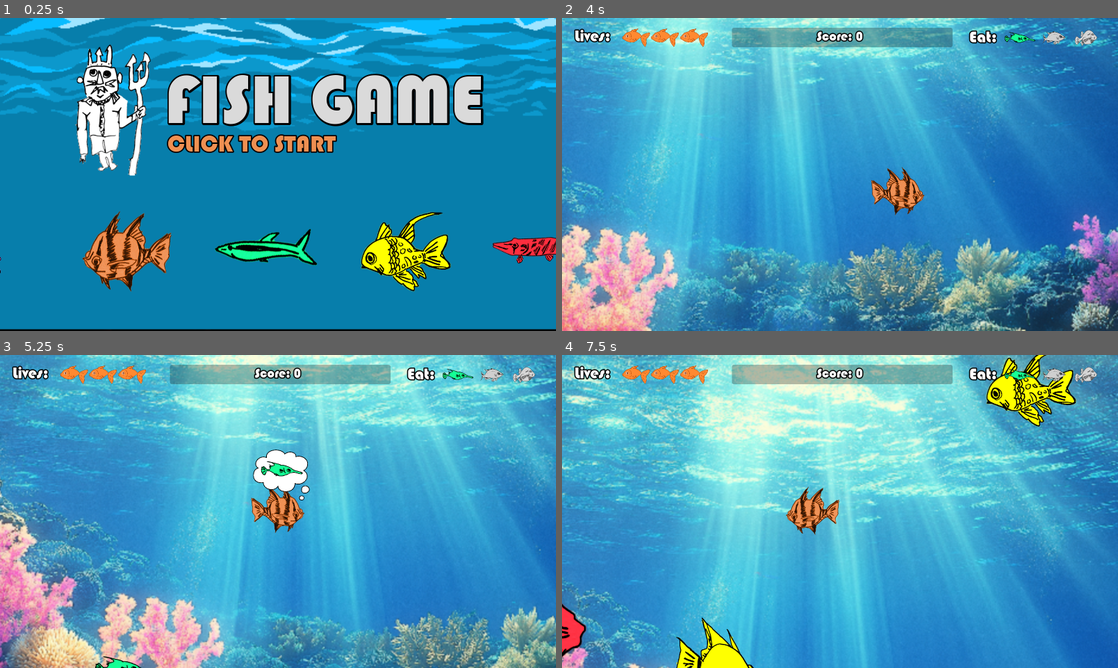
Above: before the commit, frames 1-4 (two rows, left to right).
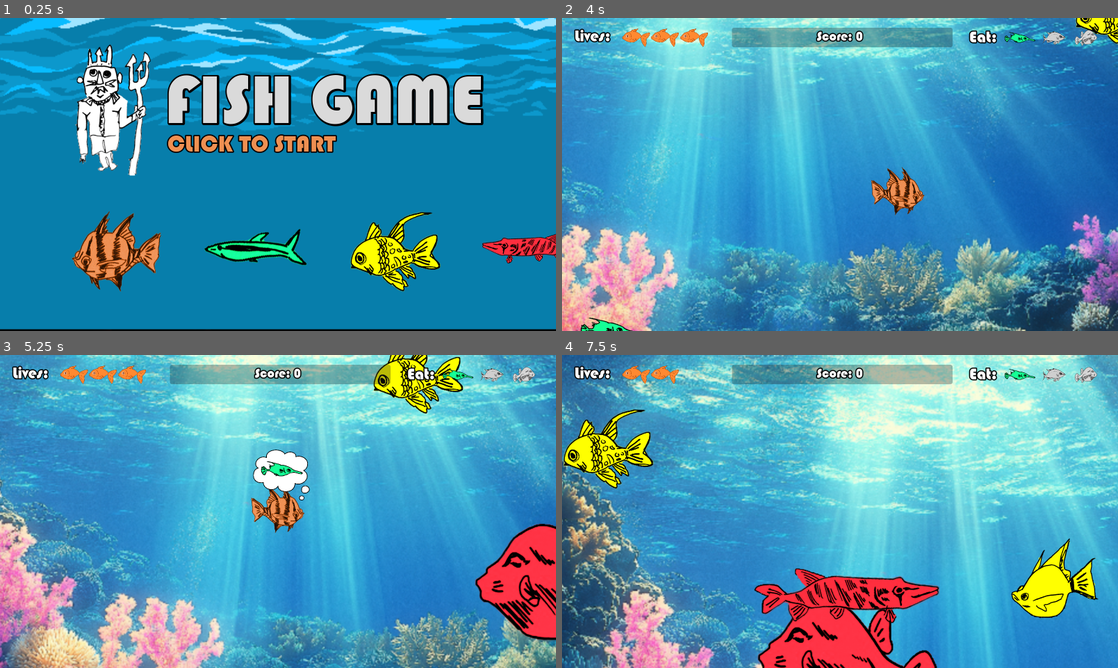
Above: after the commit, the same moments.

Repository: cpbarrett9/fish-game
Game: Godot game, scene res://Scenes/Levels/MainMenu.tscn
The game is run twice, just before and just after one commit, with the same random seed, the same clock (stepped at 60 frames per second) and the same inputs.
Inputs (mouse positions are in pixels of both pictures, inside the frame that each line leads up to):
- Up to frame 1 (0.25 s): no input
- Up to frame 2 (4 s): tap Enter at 0.5 s; move the mouse to (962, 158) at 0.52 s; click (962, 158) at 0.6 s; move the mouse to (728, 190) at 1.27 s; click (728, 190) at 1.35 s; move the mouse to (895, 105) at 2.02 s; click (895, 105) at 2.1 s; move the mouse to (812, 237) at 2.77 s; click (812, 237) at 2.85 s; move the mouse to (1006, 221) at 3.52 s; click (1006, 221) at 3.6 s
- Up to frame 3 (5.25 s): move the mouse to (111, 464) at 4.27 s; click (111, 464) at 4.35 s; move the mouse to (305, 511) at 5.02 s; click (305, 511) at 5.1 s
- Up to frame 4 (7.5 s): move the mouse to (756, 433) at 5.77 s; click (756, 433) at 5.85 s; move the mouse to (962, 495) at 6.52 s; click (962, 495) at 6.6 s; move the mouse to (728, 527) at 7.27 s; click (728, 527) at 7.35 s

The runs differ from the first frame. In frame 1, 6.3% of the frame differs, in the area x 0-100%, y 61-88%; in frame 2, 0.6%; in frame 3, 5.6%; in frame 4, 79%, in the area x 0-100%, y 0-100%.

Commit message:
new commits

Diff:
--- a/Scripts/npc_fish_large.gd
+++ b/Scripts/npc_fish_large.gd
@@ -2,7 +2,7 @@
 
 @onready var sprite = $Sprite2D
 @onready var main: Node2D = get_tree().get_root().get_node("Main")
-@export var travelSpeed: float = 1
+@export var travelSpeed: float = randf_range(140,200)
 @export var pointValue: int = 10
 @onready var tween = create_tween() # For bobbing fish animation
 @export var fish_size: int = 3
@@ -28,7 +28,7 @@
 	return sprite
 
 func _process(delta: float) -> void:
-	position.x += travelSpeed
+	position.x += travelSpeed * delta
 
 func _on_body_entered(body: Node) -> void:
 	var node_main: Node = get_node("/root/Main")
--- a/Scripts/npc_fish_medium.gd
+++ b/Scripts/npc_fish_medium.gd
@@ -2,7 +2,7 @@
 
 @onready var sprite = $Sprite2D
 @onready var main: Node2D = get_tree().get_root().get_node("Main")
-@export var travelSpeed: float = randf_range(2,4)
+@export var travelSpeed: float = randf_range(200,260)
 @export var pointValue: int = 5
 @onready var tween = create_tween() # For bobbing fish animation
 @export var fish_size: int = 2
@@ -39,7 +39,7 @@
 	return sprite
 
 func _process(delta: float) -> void:
-	position.x += travelSpeed
+	position.x += travelSpeed * delta
 	# horizontal movement
 	# vertical bobbing using sine wave
 	time += delta * bob_speed
--- a/Scripts/npc_fish_small.gd
+++ b/Scripts/npc_fish_small.gd
@@ -2,7 +2,7 @@
 
 @onready var sprite = $Sprite2D
 @onready var main: Node2D = get_tree().get_root().get_node("Main")
-@export var travelSpeed: float = randf_range(3,5)
+@export var travelSpeed: float = randf_range(200,380)
 @export var pointValue: int = 3
 @onready var tween = create_tween() # For bobbing fish animation
 @export var fish_size: int = 1
@@ -27,7 +27,7 @@
 	return sprite
 
 func _process(delta: float) -> void:
-	position.x += travelSpeed
+	position.x += travelSpeed * delta
 
 func _on_body_entered(body: Node) -> void:
 	var node_main: Node = get_node("/root/Main")
--- a/Scripts/spawner.gd
+++ b/Scripts/spawner.gd
@@ -33,26 +33,33 @@
 		if rng <= 5: fish_instance = fish_scene_small.instantiate()  # Create a new copy of Fish.tscn
 		elif rng <= 9: fish_instance = fish_scene_medium.instantiate()
 		else: fish_instance = fish_scene_large.instantiate()
+
+		travelSpeed = randf_range(180,350)
 	elif node_PlayerFish.getSize() == 2:
 		var rng: int = randi_range(1, 10) # Randomly determine size of fish to spawn
 		if rng <= 4: fish_instance = fish_scene_small.instantiate()  # Create a new copy of Fish.tscn
 		elif rng <= 7: fish_instance = fish_scene_medium.instantiate()
 		else: fish_instance = fish_scene_large.instantiate()
+
+		travelSpeed = randf_range(180,260)
 	elif node_PlayerFish.getSize() == 3:
 		var rng: int = randi_range(1, 10) # Randomly determine size of fish to spawn
 		if rng <= 1: fish_instance = fish_scene_small.instantiate()  # Create a new copy of Fish.tscn
 		elif rng <= 4: fish_instance = fish_scene_medium.instantiate()
 		else: fish_instance = fish_scene_large.instantiate()
 
+		travelSpeed = randf_range(100,180)
+
 	# LEFT OR RIGHT?
 	match spawnSide:
 		1: #LEFT:
 			spawnPosition = Vector2(xMin, randf_range(yMin, yMax)) # Spawn on left side
-			travelSpeed = 3 # Spawned on left, so travel right
+			#travelSpeed = 250 # Spawned on left, so travel right
 			fish_instance.get_node("Sprite2D").flip_h = false
 		2: #RIGHT:
 			spawnPosition = Vector2(xMax, randf_range(yMin, yMax)) # Spawn on right side
-			travelSpeed = -3 #Spawned on right, so travel left
+			#travelSpeed = -250 #Spawned on right, so travel left
+			travelSpeed = travelSpeed*-1
 			fish_instance.get_node("Sprite2D").flip_h = true
 
 	# SPAWN FISH OF APPROPRIATE TYPE WITH APPROPRIATE PARAMETERS:
--- a/Scripts/sprite_striped_fish.gd
+++ b/Scripts/sprite_striped_fish.gd
@@ -8,7 +8,7 @@
 
 # Called every frame. 'delta' is the elapsed time since the previous frame.
 func _process(delta: float) -> void:
-	position.x -= 3
+	position.x -= 300 * delta
 	if position.x <= -200: position.x = 1800
 
 func bob() -> void:
Not shown, changed: export_presets.cfg
